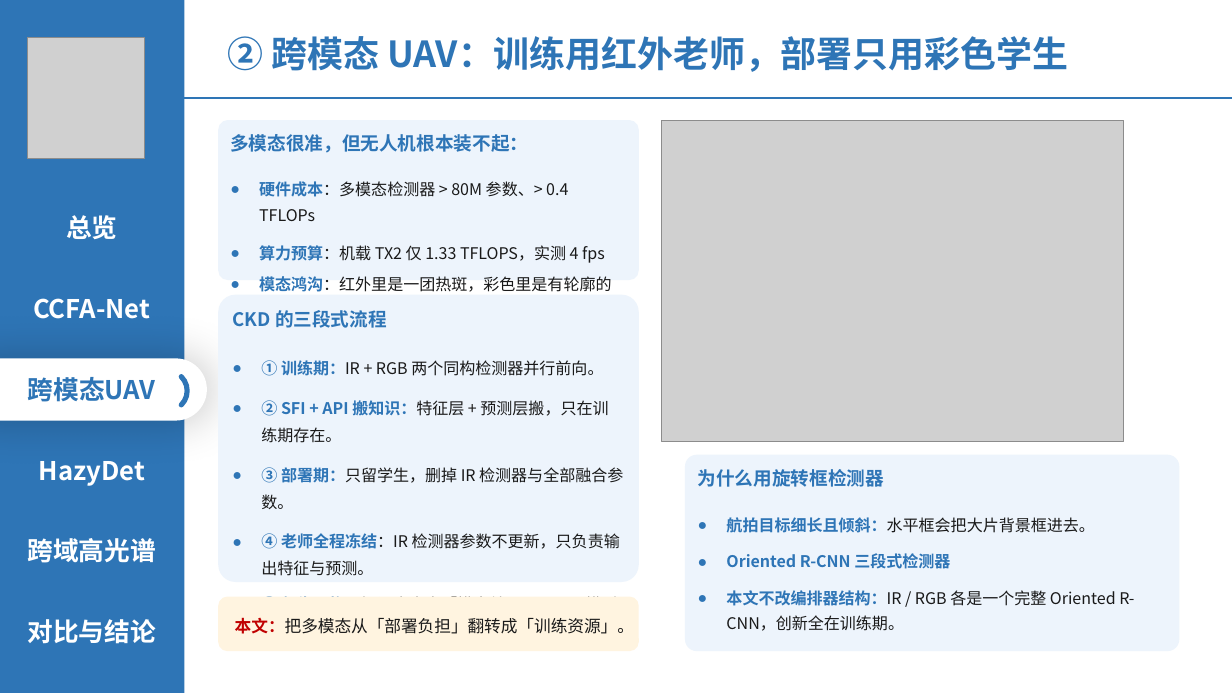
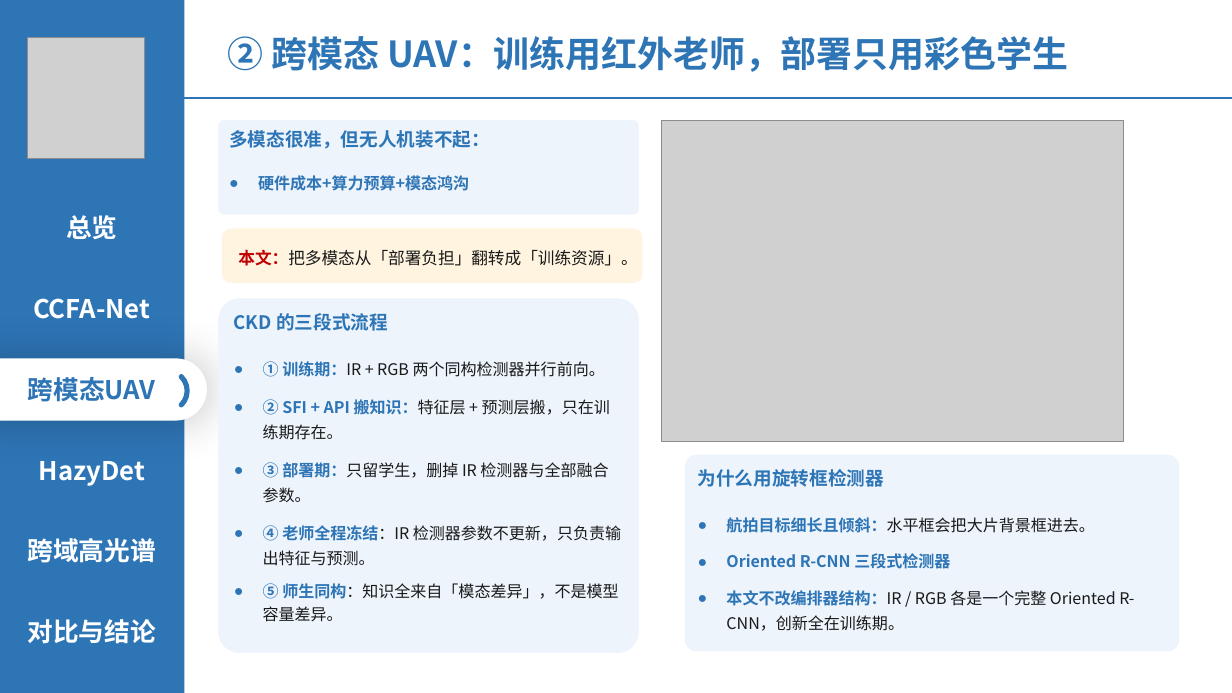
Before and after one commit to 139876/paper-notes, a slide deck: slide 8 of 论文精读/3-HazyDet精读/附件/四篇论文-组会汇报.pptx. Drawn at 1232x693 pixels with LibreOffice and Linux fonts; fonts in the diff are those of the drawing; grey boxes stand for pictures. Boxes give left, top, right and bottom in pixels: in the first picture for what was removed or moved away, otherwise in the second. Text is boxed around its words. In the diff, an @@ line names an element or a change of style, - is before the commit and + after.

```diff
--- a/论文精读/3-HazyDet精读/附件/四篇论文-组会汇报.pptx
+++ b/论文精读/3-HazyDet精读/附件/四篇论文-组会汇报.pptx
@@ rounded rectangle "多模态很准，但无人机装不起：": place and size @@
-rounded rectangle "多模态很准，但无人机装不起：" at <box>218,120,639,280</box>
+rounded rectangle "多模态很准，但无人机装不起：" at <box>218,120,639,214</box>
@@ text in rounded rectangle at <box>229,130,490,191</box>: text changed; size 12.5 to 14.5 pt; text colour #1A1A1A to #2E75B6; bold on @@
-多模态很准，但无人机根本装不起：
-● 硬件成本：多模态检测器 > 80M 参数、> 0.4 TFLOPs
-● 算力预算：机载 TX2 仅 1.33 TFLOPS，实测 4 fps
-● 模态鸿沟：红外里是一团热斑，彩色里是有轮廓的车
+多模态很准，但无人机装不起：
+● 硬件成本+算力预算+模态鸿沟
@@ rounded rectangle "本文：把多模态从「部署负担」翻转成「训练资源」。": place and size @@
-rounded rectangle "本文：把多模态从「部署负担」翻转成「训练资源」。" at <box>218,597,639,652</box>
+rounded rectangle "本文：把多模态从「部署负担」翻转成「训练资源」。" at <box>222,228,642,283</box>
@@ rounded rectangle "CKD 的三段式流程": place and size @@
-rounded rectangle "CKD 的三段式流程" at <box>218,295,639,582</box>
+rounded rectangle "CKD 的三段式流程" at <box>218,299,639,653</box>
@@ rounded rectangle "CKD 的三段式流程" at <box>218,299,639,653</box>: line spacing 1.18 to 1.08; line spacing 1.4 to 1.3; line spacing 1.3 to 1.2 @@
```
Also in this commit, not shown: 5 other slides changed.
